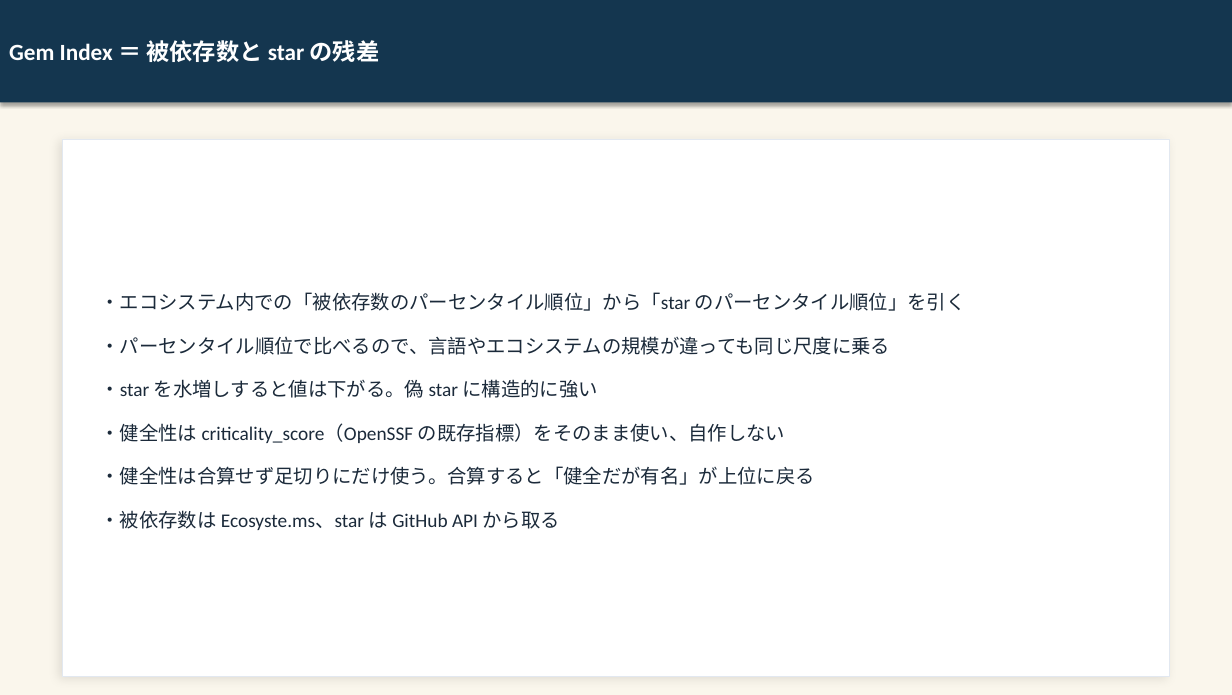
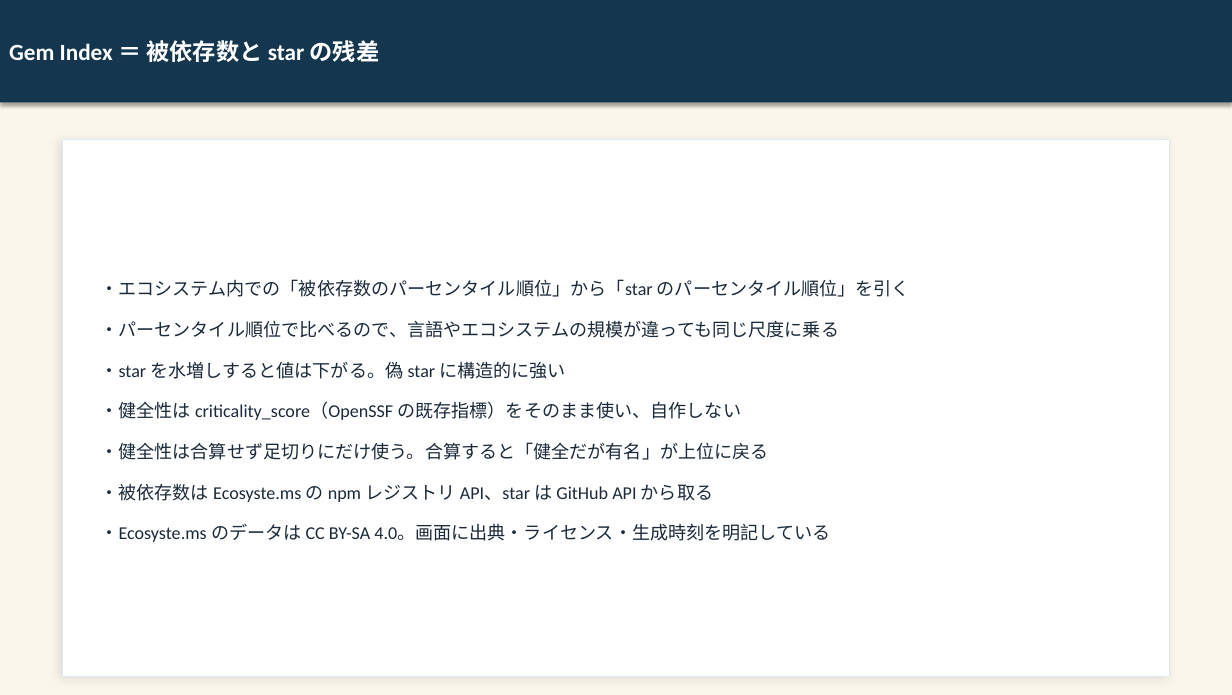
Before and after one commit to kai-kou/gem-hunter, a slide deck: slide 15 of content/slides/project-explanation-20260822/output/gem-hunter_text.pptx. Drawn at 1232x695 pixels with LibreOffice and Linux fonts; fonts in the diff are those of the drawing. Boxes give left, top, right and bottom in pixels: in the first picture for what was removed or moved away, otherwise in the second. Text is boxed around its words. In the diff, an @@ line names an element or a change of style, - is before the commit and + after.

```diff
--- a/content/slides/project-explanation-20260822/output/gem-hunter_text.pptx
+++ b/content/slides/project-explanation-20260822/output/gem-hunter_text.pptx
@@ text at [100,279,910,460]: size 15 to 14 pt in "・エコシステム内での「被依存数のパーセンタイル順位」から「star のパーセンタイル順位」を引く", "・パーセンタイル順位で比べるので、言語やエコシステムの規模が違っても同じ尺度に乗る", "・star を水増しすると値は下がる。偽 star に構造的に強い", "・健全性は criticality_score（OpenSSF の既存指標）をそのまま使い、自作しない" and 1 more places @@
@@ text at [100,483,830,542]: text changed; size 15 to 14 pt @@
-・被依存数は Ecosyste.ms、star は GitHub API から取る
+・被依存数は Ecosyste.ms の npm レジストリ API、star は GitHub API から取る
+・Ecosyste.ms のデータは CC BY-SA 4.0。画面に出典・ライセンス・生成時刻を明記している
```
Also in this commit, not shown: 2 other slides changed, 1 slide removed, 7 other files.
